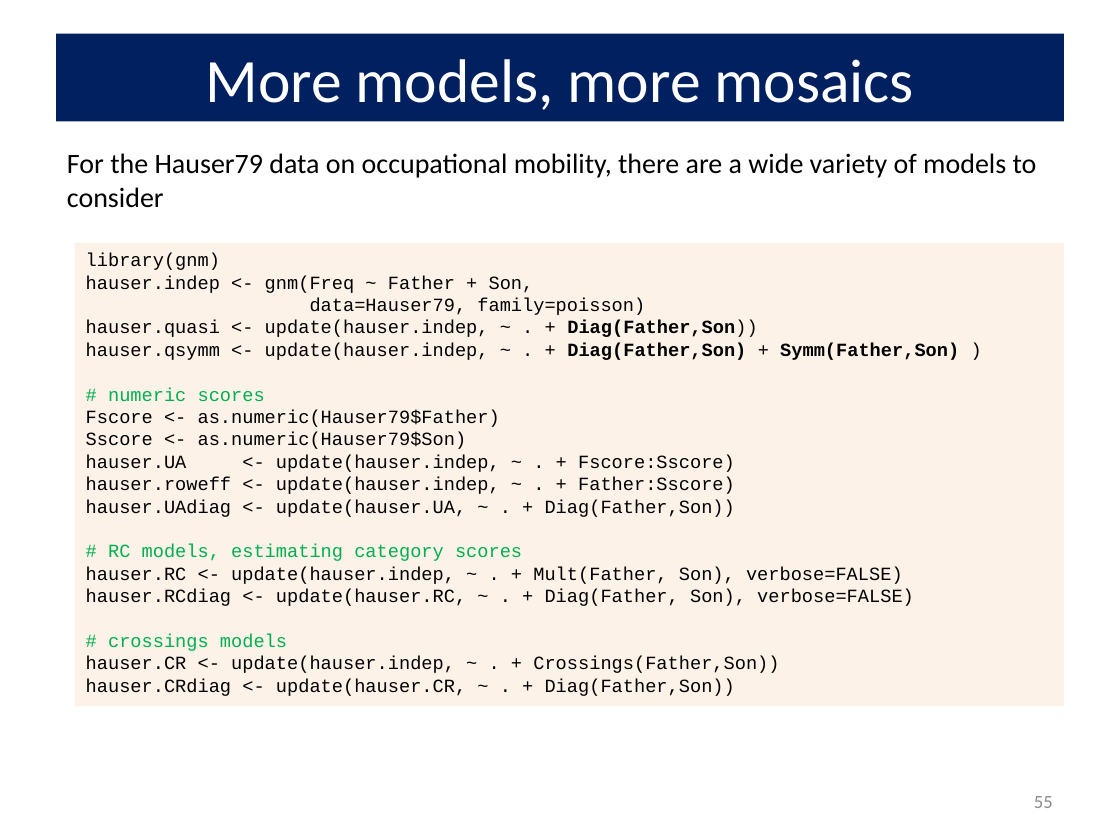
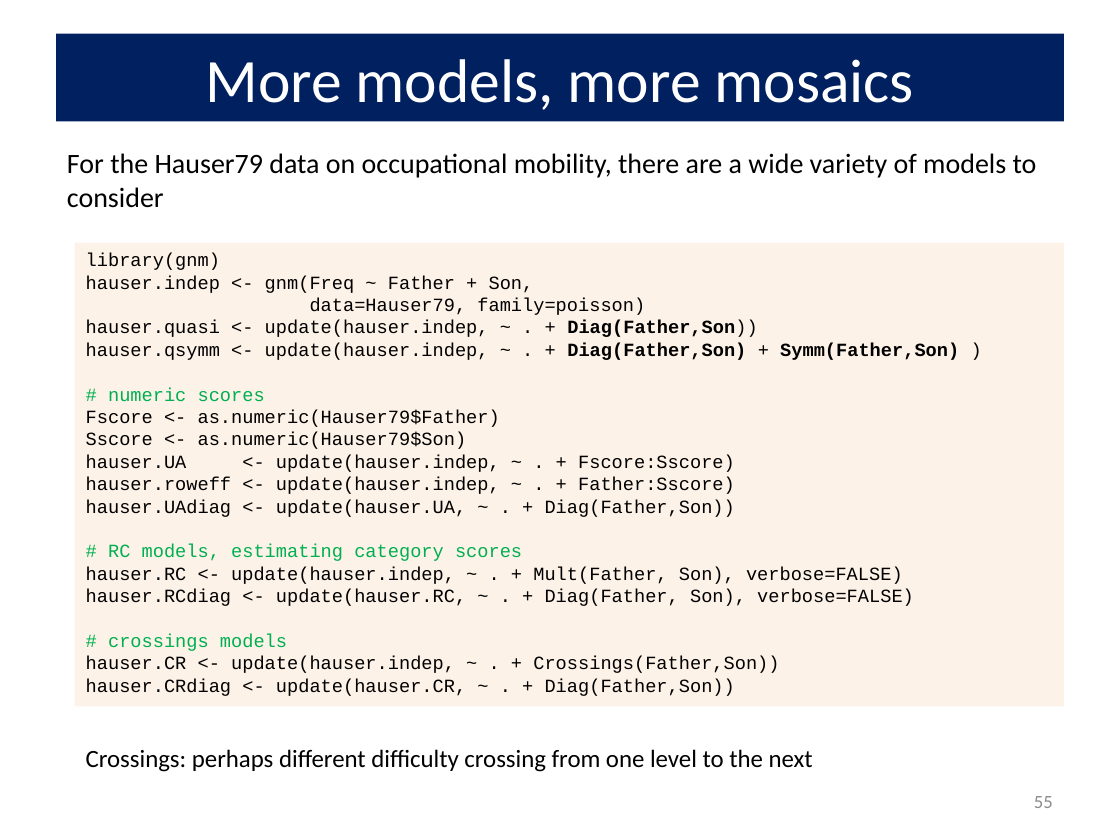
Before and after one commit to friendly/psy6136, a slide deck: slide 55 of lectures/08-Loglin2.pptx. Drawn at 1120x840 pixels with LibreOffice and Linux fonts; fonts in the diff are those of the drawing. Boxes give left, top, right and bottom in pixels: in the first picture for what was removed or moved away, otherwise in the second. Text is boxed around its words. In the diff, an @@ line names an element or a change of style, - is before the commit and + after.

```diff
--- a/lectures/08-Loglin2.pptx
+++ b/lectures/08-Loglin2.pptx
@@ text added at (86, 749, 813, 772), 16 pt, text #000000 @@
+Crossings: perhaps different difficulty crossing from one level to the next
```
Also in this commit, not shown: 6 other slides changed, 4 other files.
